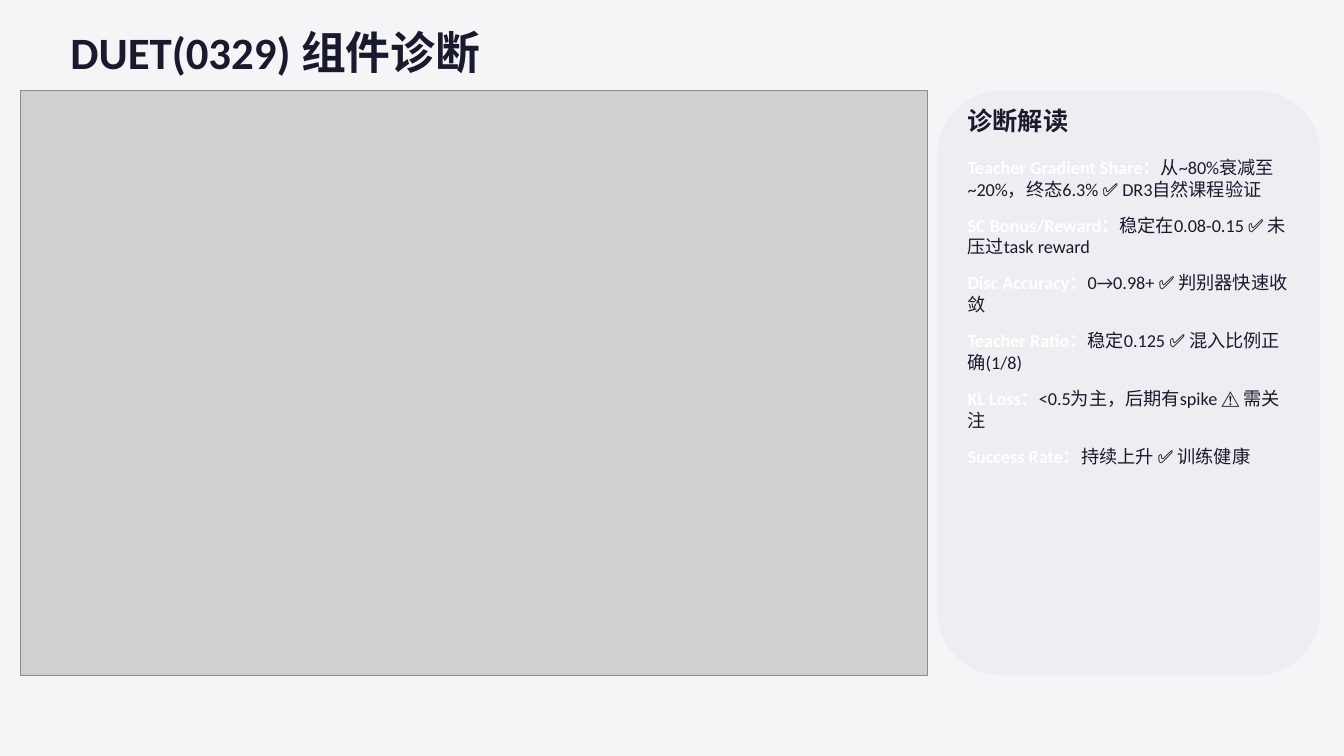
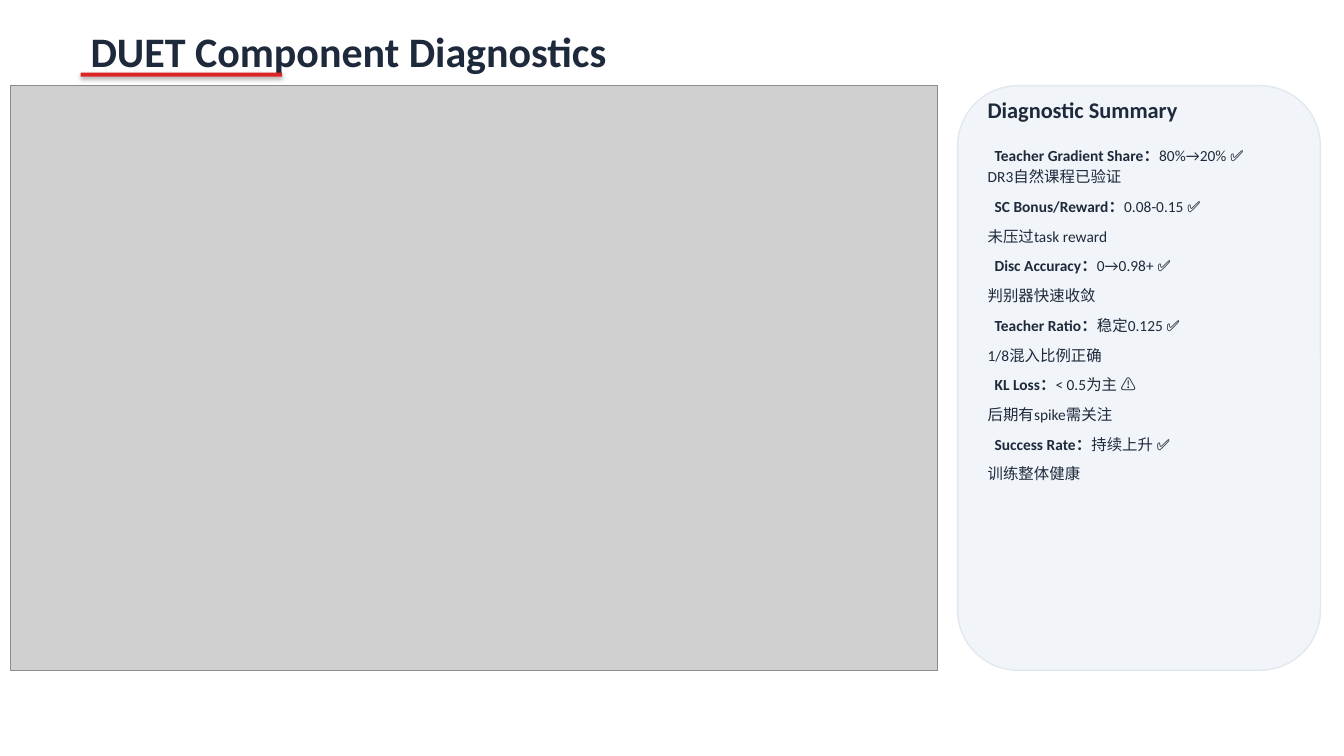
Before and after one commit to qishenghu/EvolAnalsis, a slide deck: slide 7 of analysis_outputs/duet_0329_analysis/DUET_ALFWorld_Analysis_Report.pptx. Drawn at 1344x756 pixels with LibreOffice and Linux fonts; fonts in the diff are those of the drawing; grey boxes stand for pictures. Boxes give left, top, right and bottom in pixels: in the first picture for what was removed or moved away, otherwise in the second. Text is boxed around its words. In the diff, an @@ line names an element or a change of style, - is before the commit and + after.

```diff
--- a/analysis_outputs/duet_0329_analysis/DUET_ALFWorld_Analysis_Report.pptx
+++ b/analysis_outputs/duet_0329_analysis/DUET_ALFWorld_Analysis_Report.pptx
@@ background #F5F5F8 to #FFFFFF @@
@@ text at (x1=91, y1=37, x2=606, y2=77): text changed; size 32 to 30 pt; text colour #1A1A2E to #1E293B @@
-DUET(0329) 组件诊断
+DUET Component Diagnostics
@@ picture resized from (x1=20, y1=91, x2=928, y2=676) to (x1=10, y1=86, x2=938, y2=670) @@
@@ rectangle added at (x1=81, y1=73, x2=282, y2=77), fill #DC2626 @@
@@ rounded rectangle resized from (x1=938, y1=91, x2=1321, y2=676) to (x1=958, y1=86, x2=1321, y2=670) @@
@@ rounded rectangle at (x1=958, y1=86, x2=1321, y2=670): fill #EEEEF2 to #F1F5F9; outline none to #E2E8F0 1 pt @@
@@ text removed at (x1=968, y1=108, x2=1069, y2=133) @@
-诊断解读
@@ text added at (x1=988, y1=102, x2=1177, y2=122), 16 pt, text #1E293B, bold @@
+Diagnostic Summary
@@ text "Teacher Gradient Share：80%→20% ✅ DR3自然课程已验证" moved from (x1=968, y1=159, x2=1287, y2=465) to (x1=988, y1=150, x2=1226, y2=481) @@
@@ text at (x1=988, y1=150, x2=1226, y2=243): text changed; size 13 to 11 pt; text colour #1A1A2E to #1E293B @@
-Teacher Gradient Share：从~80%衰减至~20%，终态6.3% ✅ DR3自然课程验证
-SC Bonus/Reward：稳定在0.08-0.15 ✅ 未压过task reward
+Teacher Gradient Share：80%→20% ✅
+DR3自然课程已验证
+SC Bonus/Reward：0.08-0.15 ✅
+未压过task reward
@@ text at (x1=988, y1=260, x2=1154, y2=303): size 13 to 11 pt in "Disc Accuracy：0→0.98+ ✅ 判别器快速收敛"; text colour #FFFFFF to #1E293B in "Disc Accuracy：0→0.98+"; text colour #1A1A2E to #1E293B in "Accuracy：0→0.98+ ✅ 判别器快速收敛"; less space between paragraphs @@
@@ text at (x1=988, y1=318, x2=1163, y2=481): text changed; size 13 to 11 pt; text colour #1A1A2E to #1E293B @@
-Teacher Ratio：稳定0.125 ✅ 混入比例正确(1/8)
-KL Loss：<0.5为主，后期有spike ⚠️ 需关注
-Success Rate：持续上升 ✅ 训练健康
+Teacher Ratio：稳定0.125 ✅
+1/8混入比例正确
+KL Loss：< 0.5为主 ⚠️
+后期有spike需关注
+Success Rate：持续上升 ✅
+训练整体健康
```
Also in this commit, not shown: 6 other slides changed, 3 slides added, 3 slides removed, 1 other file.
